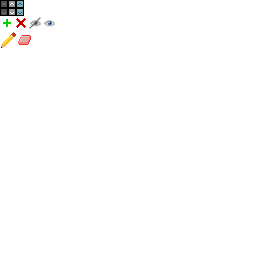
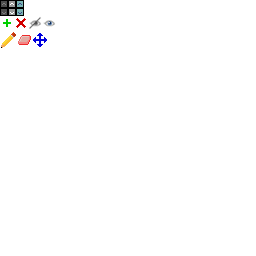
Revision of a layered 256 × 256 image; what changed, layer by layer:
added layer "move" above "rubber" over (33, 33, 47, 47)
